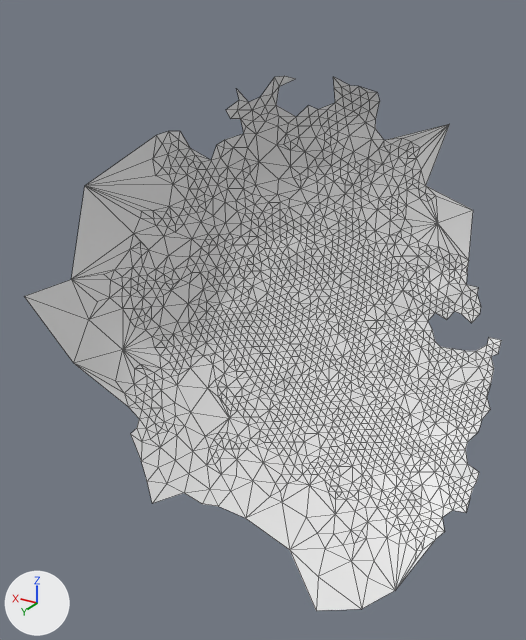
What one commit did to the OBJ model res/final/onecam_fullvolume/05/cleanedup/FullVolium.000217.obj.
Rendered twice from a 50 mm lens placed at (-228.4, -630.7, -6.7), pointed at (-151.6, -758.7, -70.7). The axes (+X, +Y, +Z) are drawn at lower left. The lights are the same throughout. Mesh edges are drawn as thin lines. Where no turn or scale is listed for an object, it has been applied to the vertices.

Before the edit, the objects in view are built like this:
```python
me_fullvolium_000217 = bpy.data.meshes.new('FullVolium.000217')
me_fullvolium_000217.from_pydata(...)  # 1764 vertices, 3425 faces; spans x -198.5..-113.7, y -799.9..-725.9, z -124.5..-20.7
ob_fullvolium_000217 = bpy.data.objects.new('FullVolium.000217', me_fullvolium_000217)
ob_fullvolium_000217.location = (0.0, 0.0, 0.0)
```
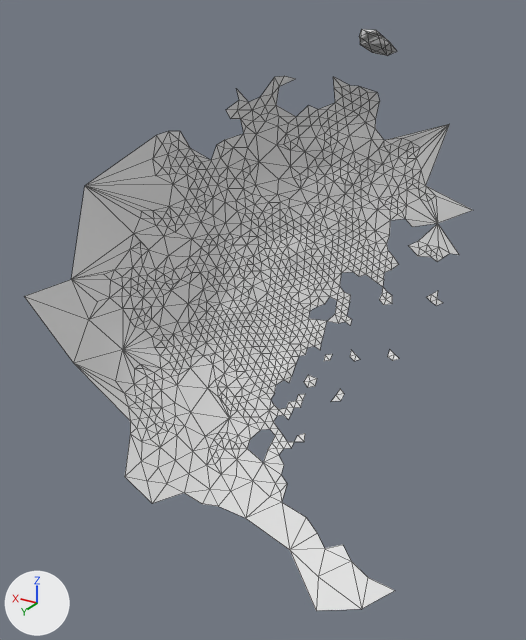
What differs and where, as boxes (x1, y1, x2, y2) in the pictures (526 x 640 px):
'FullVolium.000217', reshaped (6% narrower, 9% taller)
    before: (24, 76, 502, 611)
    after: (24, 29, 472, 611)
part 1 of me_fullvolium_000217, added
    after: (359, 29, 397, 56)
part 2 of me_fullvolium_000217, deleted
    before: (247, 210, 502, 590)
part 3 of me_fullvolium_000217, added
    after: (77, 366, 152, 503)

The change, as a list of edits to the scene's bpy script:
```text
Change me_fullvolium_000217:
    used by ob_fullvolium_000217; location = (0.0, 0.0, 0.0)
    remove me_fullvolium_000217.from_pydata(...)  # 1764 vertices, 3425 faces; spans x -198.5..-113.7, y -799.9..-725.9, z -124.5..-20.7
    add me_fullvolium_000217.from_pydata(...)  # 1080 vertices, 1948 faces; spans x -189.8..-113.7, y -799.9..-725.9, z -124.5..-11.0
    me_fullvolium_000217 part 1: a new loose piece of 14 vertices spanning x -167.6..-160.5, y -787.8..-782.7, z -16.3..-11.0
    me_fullvolium_000217 part 2: 700 vertices removed from x -198.5..-148.4, y -799.1..-755.2, z -121.6..-57.0
    me_fullvolium_000217 part 3: 2 vertices added at x -131.8..-126.8, y -740.3..-731.6, z -103.2..-94.8
```
